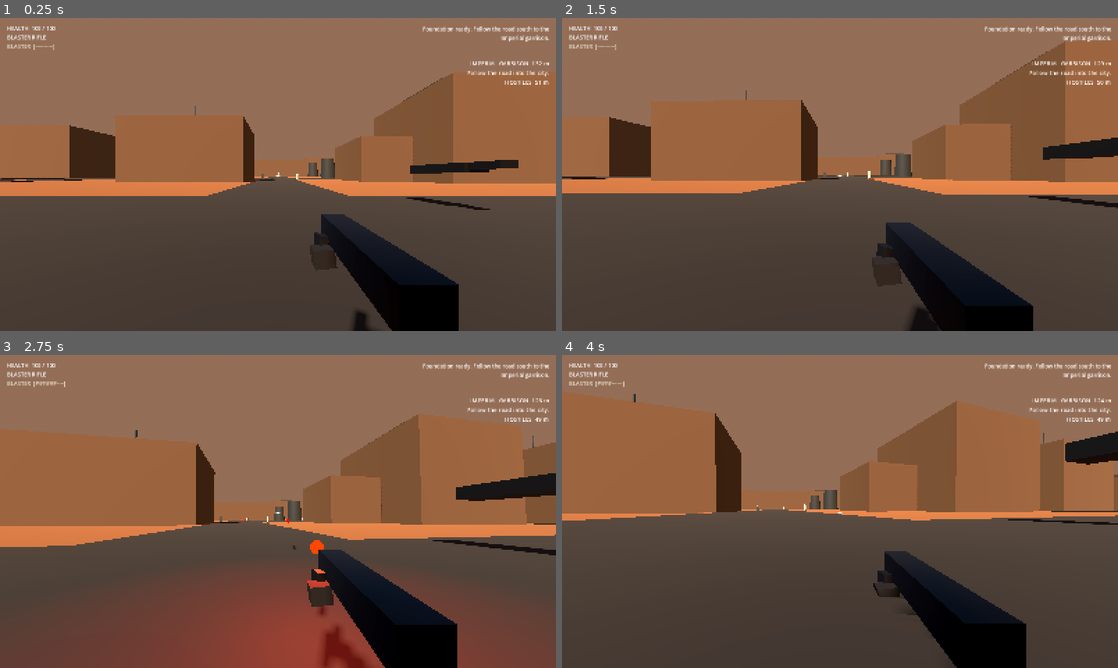
Above: before the commit, frames 1-4 (two rows, left to right).
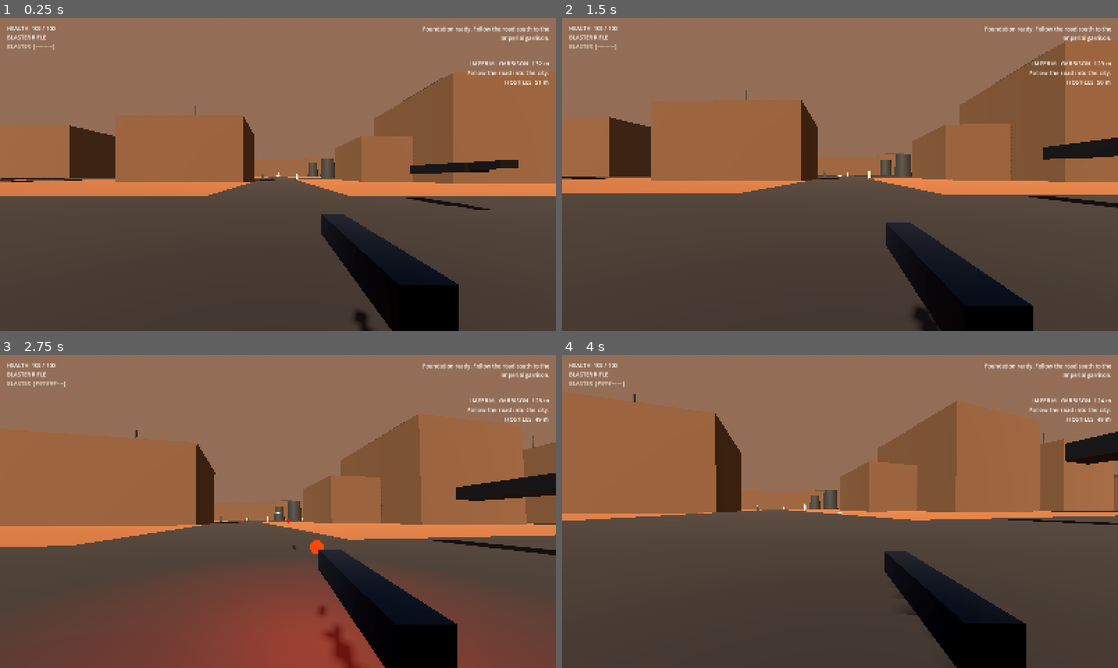
Above: after the commit, the same moments.

Repository: Deputy1389/far-horizon
Game: Godot game, scene res://game/scenes/main.tscn
Same seed, same stepped clock (60 frames per second), same inputs: the game is played once before the commit and once after it.
Inputs (mouse positions are in pixels of both pictures, inside the frame that each line leads up to):
- Up to frame 1 (0.25 s): no input
- Up to frame 2 (1.5 s): tap Enter at 0.5 s; move the mouse to (867, 174) at 0.52 s; hold Right mouse button (aim) 0.53-1.28 s; hold W (move_forward) from 0.53 s (still down); click (867, 174) at 0.67 s; tap Space (jump) at 0.77 s; move the mouse to (812, 174) at 1.27 s; tap C (crouch) at 1.35 s
- Up to frame 3 (2.75 s): keep holding W (move_forward); tap Space (jump) at 1.52 s; move the mouse to (289, 505) at 2.02 s; press the mouse at (289, 505) at 2.03 s
- Up to frame 4 (4 s): keep holding W (move_forward); move the mouse to (834, 517) at 2.77 s; release the mouse at (834, 517) at 2.78 s; tap E (interact) at 2.85 s; click (834, 517) at 2.92 s; tap Space (jump) at 3.02, 3.77 s; move the mouse to (878, 514) at 3.52 s; tap Z (prone) at 3.6 s

The runs differ from the first frame. In frame 1, 0.2% of the frame differs, in the area x 53-65%, y 49-100%; in frame 2, 0.2%; in frame 3, 0.6%, in the area x 48-66%, y 53-100%; in frame 4, 0.2%.

Commit message:
presentation: hide placeholder first-person arms until proper rig exists

Diff:
--- a/game/scripts/combat/weapon_controller.gd
+++ b/game/scripts/combat/weapon_controller.gd
@@ -72,37 +72,10 @@
 		scope_layer.visible = false
 
 func _build_first_person_arms() -> void:
-	var cuff_material := StandardMaterial3D.new()
-	cuff_material.albedo_color = Color(0.13, 0.12, 0.105)
-	cuff_material.roughness = 0.94
-
-	var glove_material := StandardMaterial3D.new()
-	glove_material.albedo_color = Color(0.025, 0.025, 0.024)
-	glove_material.roughness = 0.72
-
-	# Until we have a real first-person body rig, keep the surrogate anatomy
-	# extremely restrained: two gloves and short cuffs placed around the weapon.
-	# Long primitive forearms read worse than a mostly-hidden body.
-	_add_hand(Vector3(0.105, -0.085, -0.13), Vector3(0.09, 0.07, 0.13), glove_material)
-	_add_hand(Vector3(-0.072, -0.065, -0.25), Vector3(0.085, 0.065, 0.12), glove_material)
-
-	var right_cuff := MeshInstance3D.new()
-	var right_cuff_mesh := BoxMesh.new()
-	right_cuff_mesh.size = Vector3(0.11, 0.09, 0.12)
-	right_cuff.mesh = right_cuff_mesh
-	right_cuff.position = Vector3(0.13, -0.13, -0.02)
-	right_cuff.rotation = Vector3(deg_to_rad(-8.0), 0.0, deg_to_rad(-7.0))
-	right_cuff.material_override = cuff_material
-	arms_root.add_child(right_cuff)
-
-	var left_cuff := MeshInstance3D.new()
-	var left_cuff_mesh := BoxMesh.new()
-	left_cuff_mesh.size = Vector3(0.10, 0.085, 0.11)
-	left_cuff.mesh = left_cuff_mesh
-	left_cuff.position = Vector3(-0.105, -0.105, -0.16)
-	left_cuff.rotation = Vector3(deg_to_rad(-5.0), 0.0, deg_to_rad(6.0))
-	left_cuff.material_override = cuff_material
-	arms_root.add_child(left_cuff)
+	# Hide primitive surrogate anatomy until we have a proper skinned
+	# first-person character rig. The imported weapon is more convincing on its
+	# own than box/cylinder hands that visibly detach or intersect the rifle.
+	arms_root.visible = false
 
 func _add_arm_segment(from: Vector3, to: Vector3, radius: float, material: Material) -> void:
 	var direction := to - from
